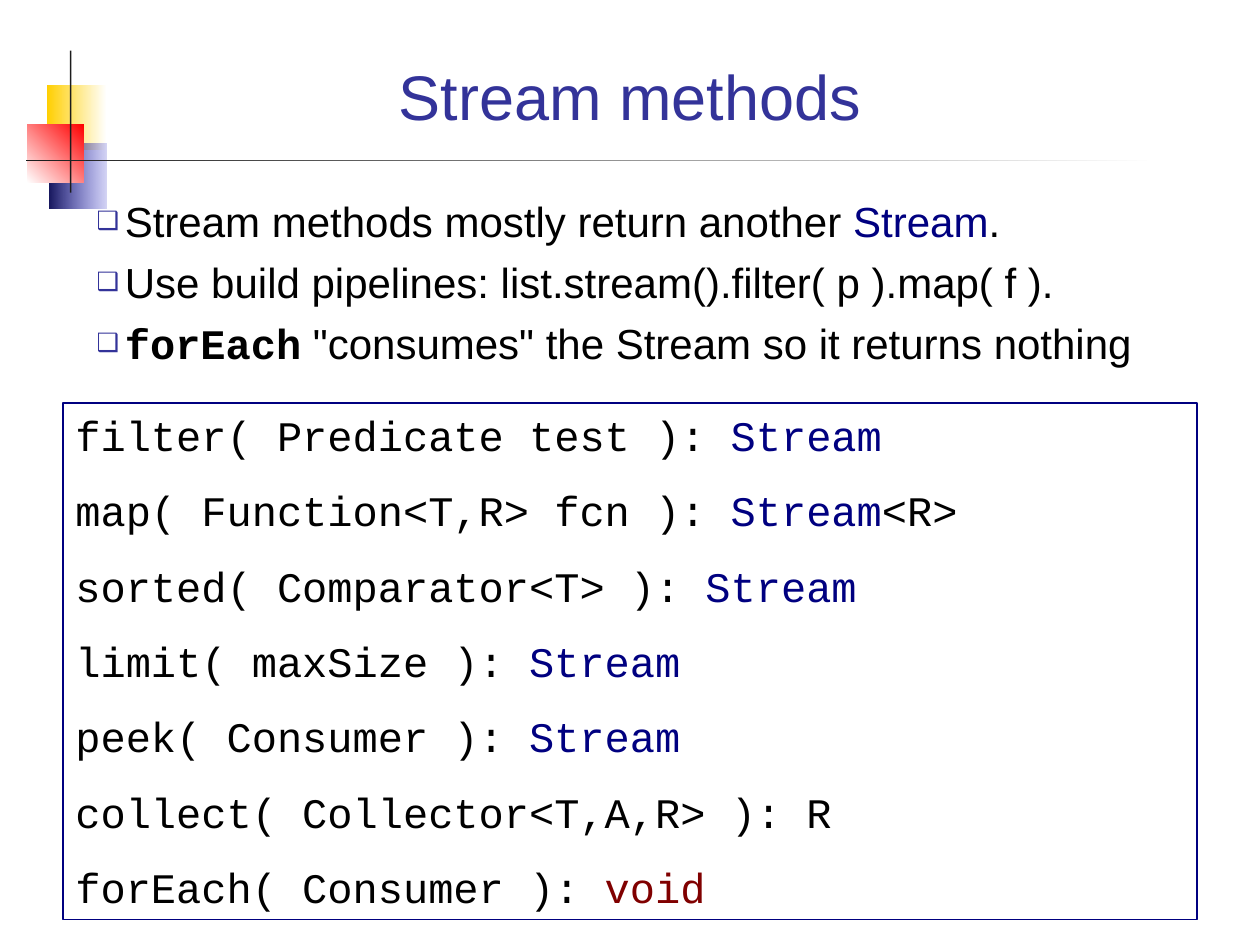
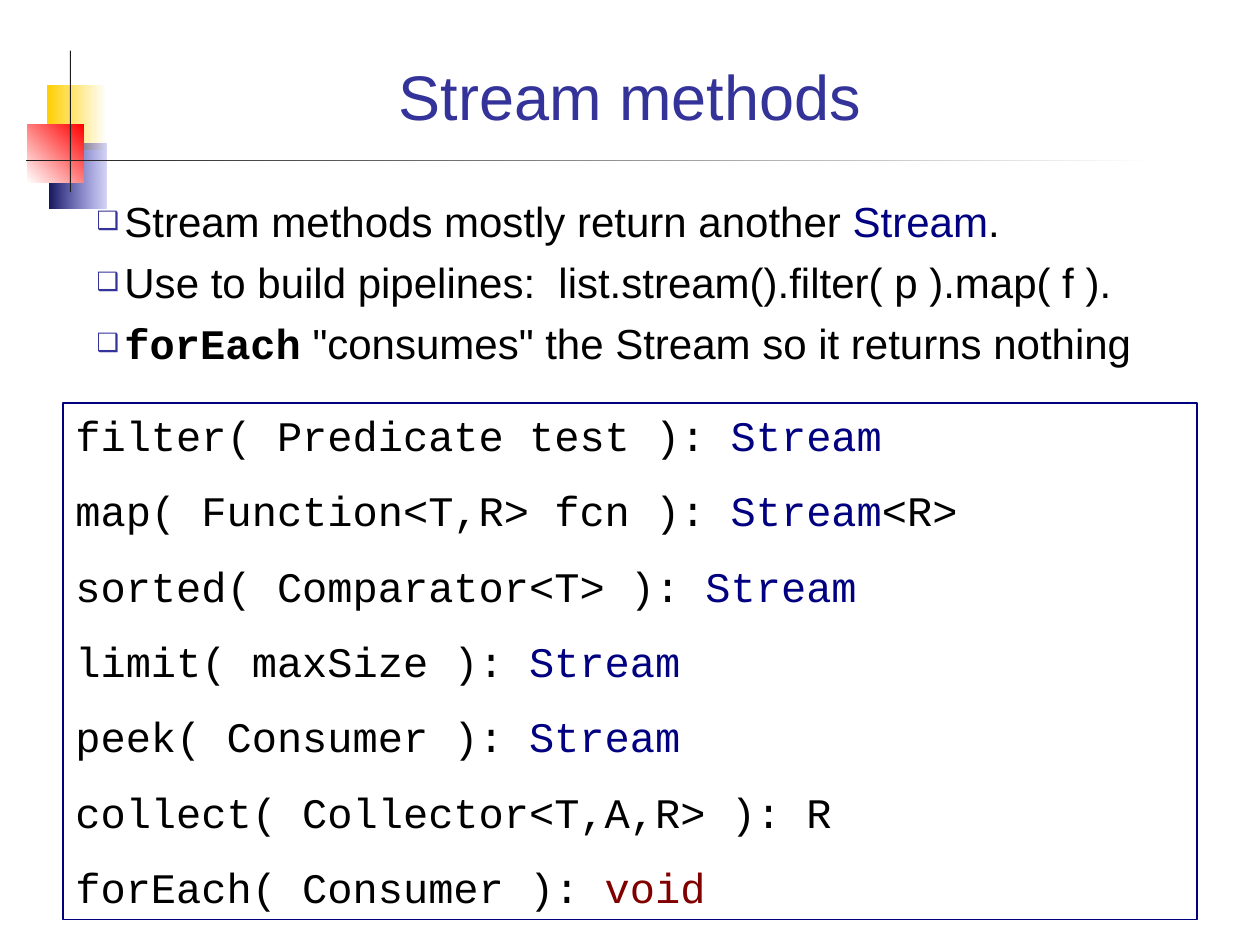
Before and after one commit to skeoop/skeoop.github.io, a slide deck: slide 8 of week14/Streams.ppt (slide 7 before the commit). Drawn at 1260x945 pixels with LibreOffice and Linux fonts; fonts in the diff are those of the drawing. Boxes give left, top, right and bottom in pixels: in the first picture for what was removed or moved away, otherwise in the second. Text is boxed around its words. In the diff, an @@ line names an element or a change of style, - is before the commit and + after.

Commit message:
Update Stream examples, update schedule

```diff
--- a/week14/Streams.ppt
+++ b/week14/Streams.ppt
@@ text at [124, 267, 1074, 306]: text changed @@
-❑ Use build pipelines: list.stream().filter( p ).map( f ).
+❑ Use to build pipelines: list.stream().filter( p ).map( f ).
```
Also in this commit, not shown: 9 other slides changed, 6 slides added, 2 other files.
